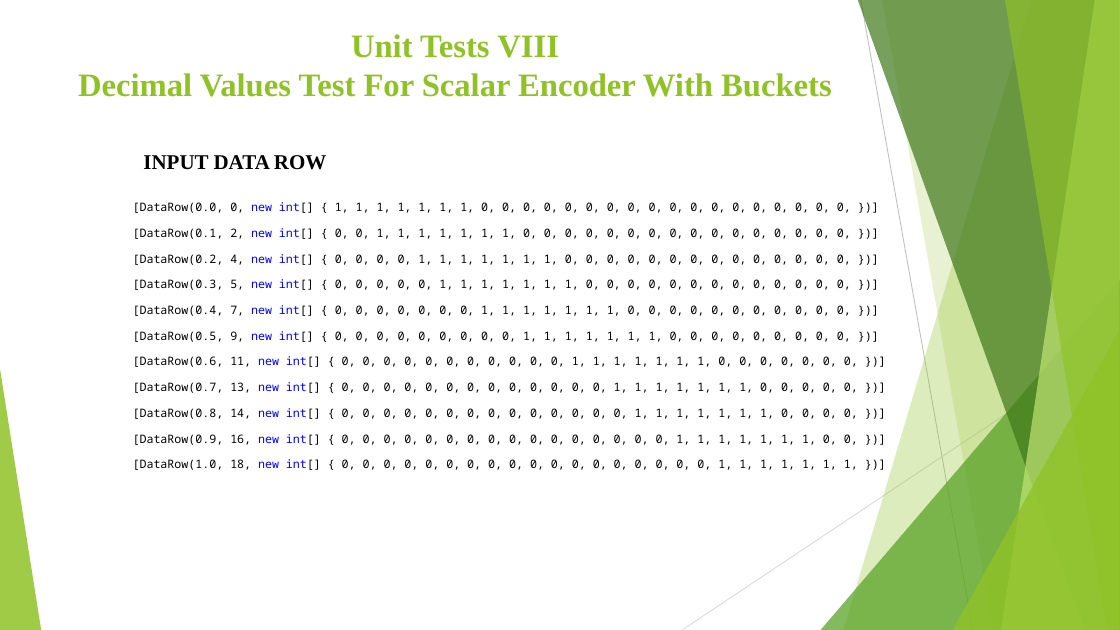
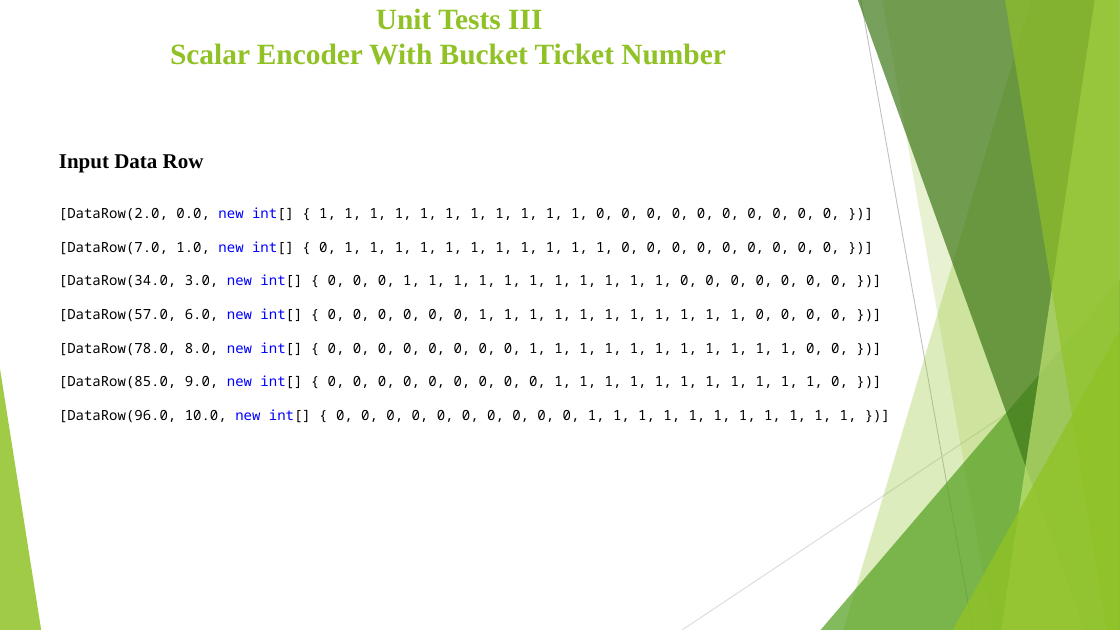
Before and after one commit to AqibJaved123/neocortexapi_Team_ScalarEncoder, a slide deck: slide 14 of source/Team_ScalarEcoder_Documentation/Scalar Encoder with Buckets (1).pptx (slide 37 before the commit). Drawn at 1120x630 pixels with LibreOffice and Linux fonts; fonts in the diff are those of the drawing. Boxes give left, top, right and bottom in pixels: in the first picture for what was removed or moved away, otherwise in the second. Text is boxed around its words. In the diff, an @@ line names an element or a change of style, - is before the commit and + after.

Commit message:
Modified PPT

```diff
--- a/source/Team_ScalarEcoder_Documentation/Scalar Encoder with Buckets (1).pptx
+++ b/source/Team_ScalarEcoder_Documentation/Scalar Encoder with Buckets (1).pptx
@@ title at <box>170,8,725,65</box>: text changed; size 28 to 25.2 pt @@
-Unit Tests VIII
-Decimal Values Test For Scalar Encoder With Buckets
+Unit Tests III
+Scalar Encoder With Bucket Ticket Number
@@ text at <box>59,154,204,173</box>: text changed @@
-INPUT DATA ROW
+Input Data Row
@@ text at <box>59,207,857,423</box>: text changed; size 10 to 12 pt @@
-[DataRow(0.0, 0, new int[] { 1, 1, 1, 1, 1, 1, 1, 0, 0, 0, 0, 0, 0, 0, 0, 0, 0, 0, 0, 0, 0, 0, 0, 0, 0, })]
-[DataRow(0.1, 2, new int[] { 0, 0, 1, 1, 1, 1, 1, 1, 1, 0, 0, 0, 0, 0, 0, 0, 0, 0, 0, 0, 0, 0, 0, 0, 0, })]
-[DataRow(0.2, 4, new int[] { 0, 0, 0, 0, 1, 1, 1, 1, 1, 1, 1, 0, 0, 0, 0, 0, 0, 0, 0, 0, 0, 0, 0, 0, 0, })]
-[DataRow(0.3, 5, new int[] { 0, 0, 0, 0, 0, 1, 1, 1, 1, 1, 1, 1, 0, 0, 0, 0, 0, 0, 0, 0, 0, 0, 0, 0, 0, })]
-[DataRow(0.4, 7, new int[] { 0, 0, 0, 0, 0, 0, 0, 1, 1, 1, 1, 1, 1, 1, 0, 0, 0, 0, 0, 0, 0, 0, 0, 0, 0, })]
-[DataRow(0.5, 9, new int[] { 0, 0, 0, 0, 0, 0, 0, 0, 0, 1, 1, 1, 1, 1, 1, 1, 0, 0, 0, 0, 0, 0, 0, 0, 0, })]
-[DataRow(0.6, 11, new int[] { 0, 0, 0, 0, 0, 0, 0, 0, 0, 0, 0, 1, 1, 1, 1, 1, 1, 1, 0, 0, 0, 0, 0, 0, 0, })]
-[DataRow(0.7, 13, new int[] { 0, 0, 0, 0, 0, 0, 0, 0, 0, 0, 0, 0, 0, 1, 1, 1, 1, 1, 1, 1, 0, 0, 0, 0, 0, })]
-[DataRow(0.8, 14, new int[] { 0, 0, 0, 0, 0, 0, 0, 0, 0, 0, 0, 0, 0, 0, 1, 1, 1, 1, 1, 1, 1, 0, 0, 0, 0, })]
-[DataRow(0.9, 16, new int[] { 0, 0, 0, 0, 0, 0, 0, 0, 0, 0, 0, 0, 0, 0, 0, 0, 1, 1, 1, 1, 1, 1, 1, 0, 0, })]
-[DataRow(1.0, 18, new int[] { 0, 0, 0, 0, 0, 0, 0, 0, 0, 0, 0, 0, 0, 0, 0, 0, 0, 0, 1, 1, 1, 1, 1, 1, 1, })]
+[DataRow(2.0, 0.0, new int[] { 1, 1, 1, 1, 1, 1, 1, 1, 1, 1, 1, 0, 0, 0, 0, 0, 0, 0, 0, 0, 0, })]
+[DataRow(7.0, 1.0, new int[] { 0, 1, 1, 1, 1, 1, 1, 1, 1, 1, 1, 1, 0, 0, 0, 0, 0, 0, 0, 0, 0, })]
+[DataRow(34.0, 3.0, new int[] { 0, 0, 0, 1, 1, 1, 1, 1, 1, 1, 1, 1, 1, 1, 0, 0, 0, 0, 0, 0, 0, })]
+[DataRow(57.0, 6.0, new int[] { 0, 0, 0, 0, 0, 0, 1, 1, 1, 1, 1, 1, 1, 1, 1, 1, 1, 0, 0, 0, 0, })]
+[DataRow(78.0, 8.0, new int[] { 0, 0, 0, 0, 0, 0, 0, 0, 1, 1, 1, 1, 1, 1, 1, 1, 1, 1, 1, 0, 0, })]
+[DataRow(85.0, 9.0, new int[] { 0, 0, 0, 0, 0, 0, 0, 0, 0, 1, 1, 1, 1, 1, 1, 1, 1, 1, 1, 1, 0, })]
+[DataRow(96.0, 10.0, new int[] { 0, 0, 0, 0, 0, 0, 0, 0, 0, 0, 1, 1, 1, 1, 1, 1, 1, 1, 1, 1, 1, })]
```
Also in this commit, not shown: 16 other slides changed, 3 slides added, 29 slides removed.
